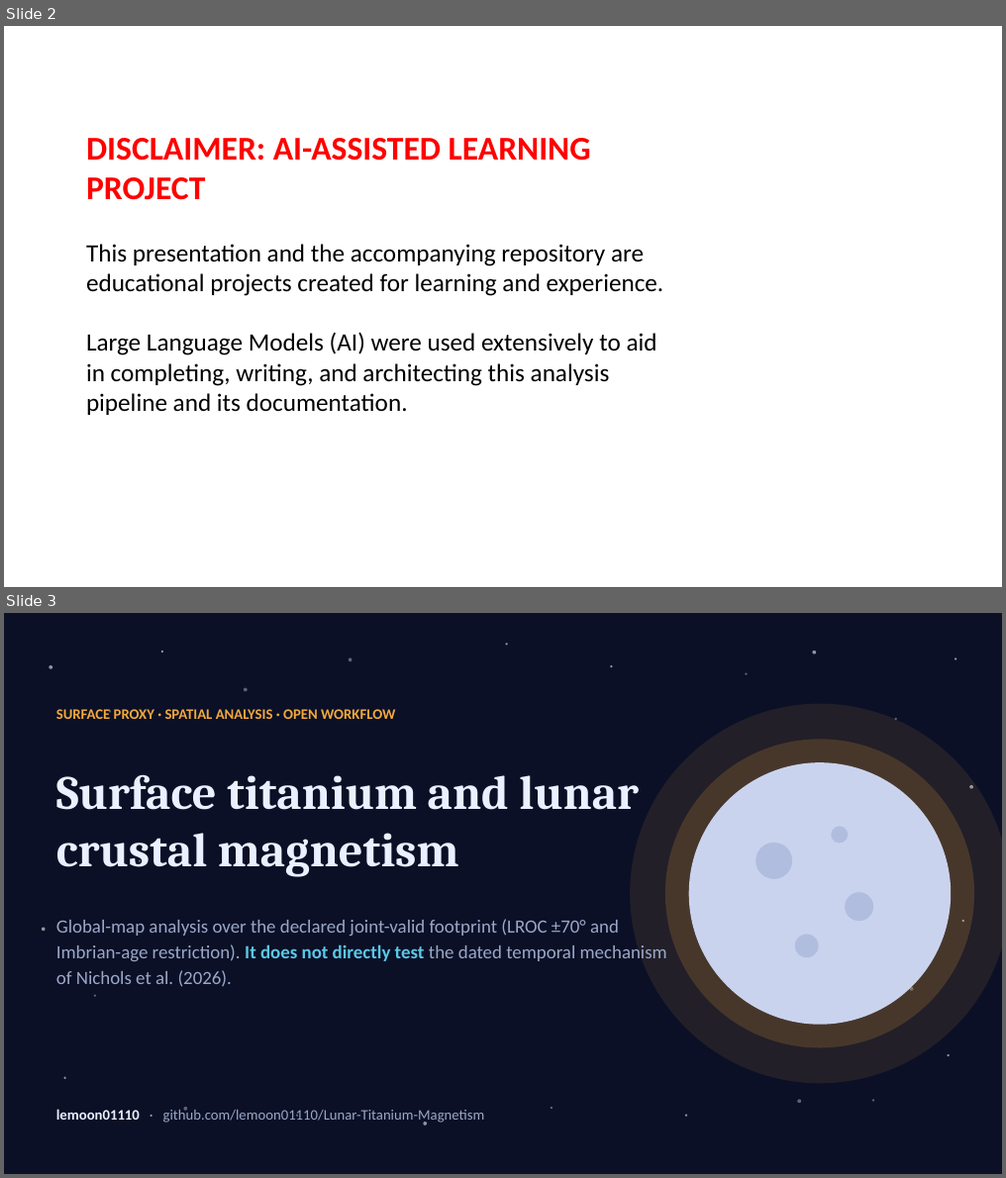
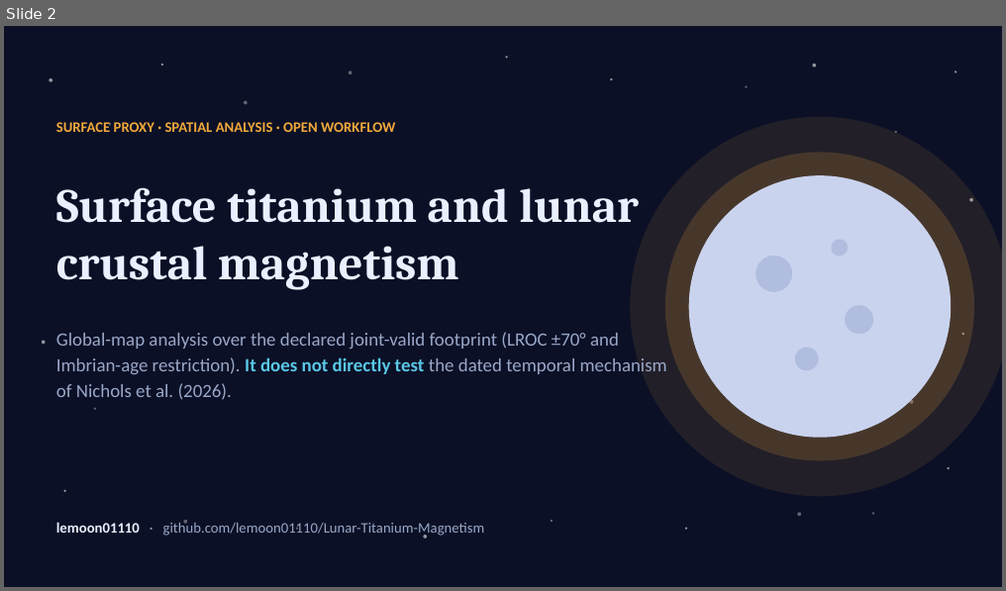
Before and after one commit to lemoon01110/Lunar-Titanium-Magnetism, a slide deck: Paper-and-Pitch/Pitch.pptx. Shown one above the other, each under a label of ours: slides 2 and 3 before the commit, slide 2 after it. The pictures are 1006x1178 and 1006x591 pixels, drawn with LibreOffice and Linux fonts; fonts in the diff are those of the drawing. Boxes give left, top, right and bottom in pixels: in the first picture for what was removed or moved away, otherwise in the second. Text is boxed around its words. In the diff, an @@ line names an element or a change of style, - is before the commit and + after.

```diff
--- a/Paper-and-Pitch/Pitch.pptx
+++ b/Paper-and-Pitch/Pitch.pptx
@@ slide 2 removed at bbox=[4, 26, 1002, 587], background #FFFFFF @@
@@ text removed at bbox=[86, 138, 664, 415] @@
-DISCLAIMER: AI-ASSISTED LEARNING PROJECT
-This presentation and the accompanying repository are educational projects created for learning and experience.
-Large Language Models (AI) were used extensively to aid in completing, writing, and architecting this analysis pipeline and its documentation.
@@ what was slide 3 is now slide 2 @@
```
Also in this commit, not shown: 3 slides changed, 1 other file.
